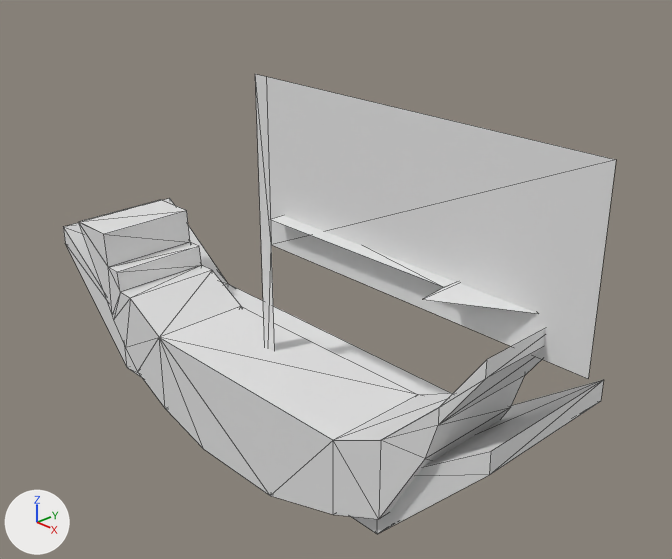
An edit to the Blender file src/assets.blend, drawn before and after from the same camera.
Camera for both pictures: a 50 mm lens placed at (1.8, -1.47, 1.46), pointed at (0.11, 0.13, 0.42). The axes (+X, +Y, +Z) are drawn at lower left. The lights are the same throughout. Mesh edges are drawn as thin lines.

In view in the first picture: 'arrow', 'flag', 'jp-boarding-ship', 'mn-ship'.
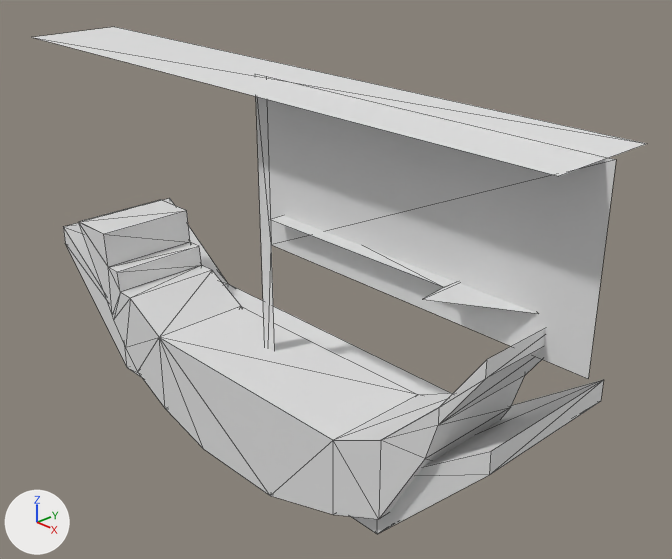
Where the change shows, as pixel boxes [x1, y1, x2, y2] in the pictures (672 x 559 px):
```json
{"object": "bar", "change": "added", "after": [32, 27, 646, 176]}
```

Scene script edits in JSON lines:
```json
{"op": "add", "block": "me_plane_002", "code": ["me_plane_002 = bpy.data.meshes.new('Plane.002')", "me_plane_002.from_pydata([(-0.95, 0.15, 0.97), (0.95, 0.15, 0.97), (-0.95, -0.15, 0.97), (0.95, -0.15, 0.97)], [], [(0, 1, 3, 2)])"]}
{"op": "add", "block": "ob_bar", "code": ["ob_bar = bpy.data.objects.new('bar', me_plane_002)", "ob_bar.location = (0.0, 0.0, 0.0)", "_m = ob_bar.modifiers.new('Triangulate', 'TRIANGULATE')"]}
```
